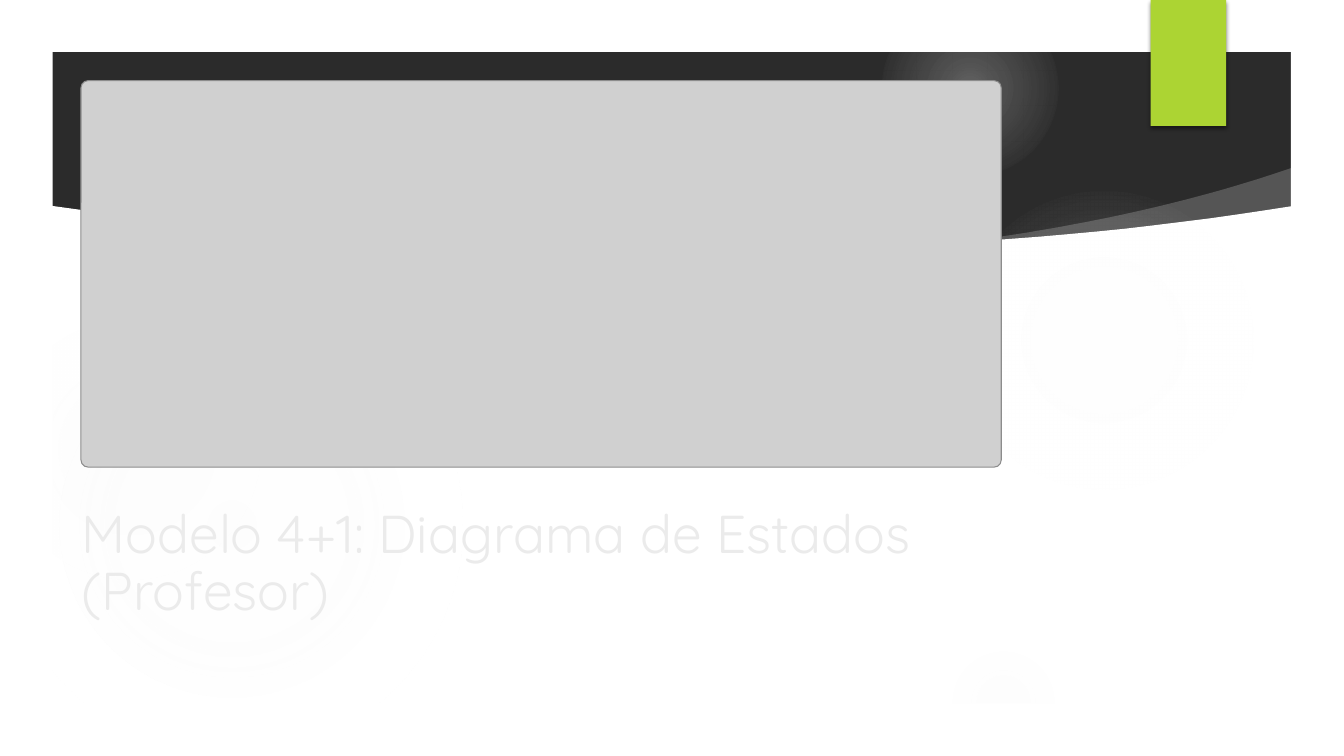
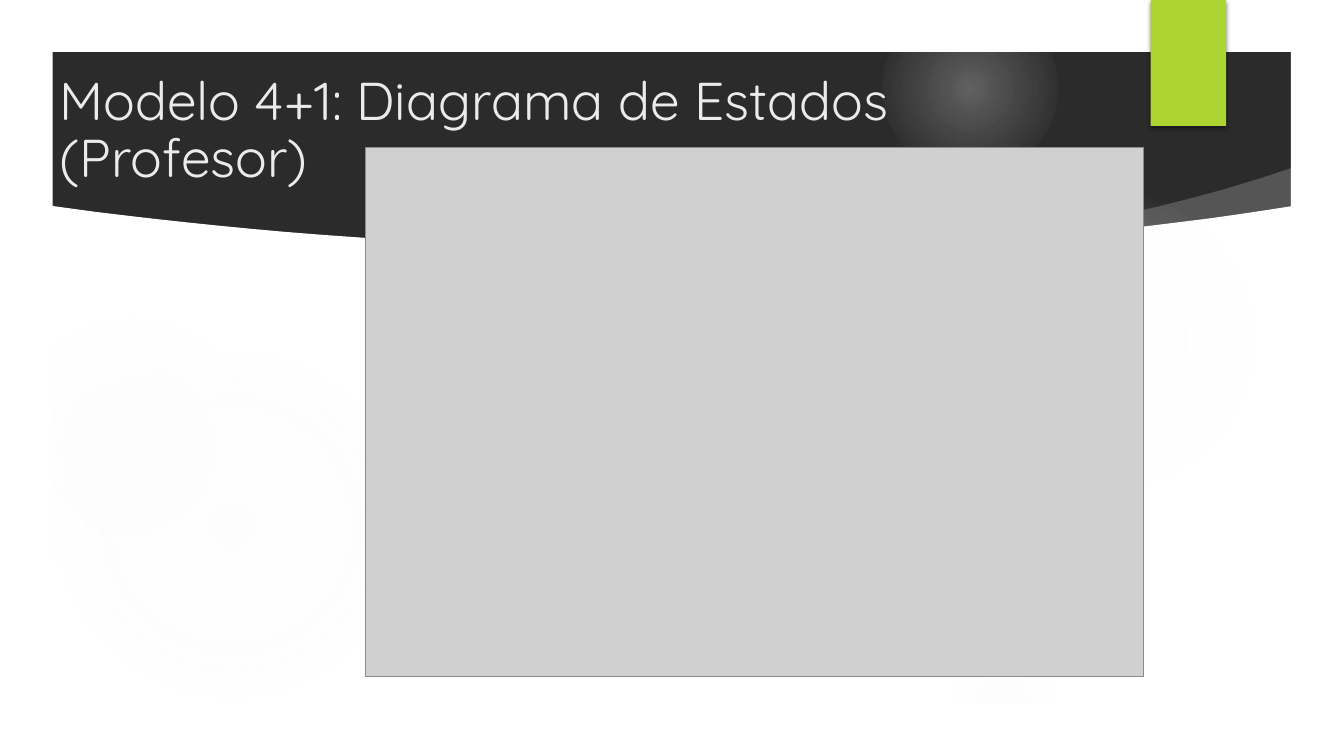
Before and after one commit to lVicel/ICF232_202010_Grupo11_AsYourWish, a slide deck: slide 9 of Presentacion - As You Wish.pptx. Drawn at 1344x756 pixels with LibreOffice and Linux fonts; fonts in the diff are those of the drawing; grey boxes stand for pictures; background and template pictures are left out; a plain dark background stands for a picture behind light text. Boxes give left, top, right and bottom in pixels: in the first picture for what was removed or moved away, otherwise in the second. Text is boxed around its words. In the diff, an @@ line names an element or a change of style, - is before the commit and + after.

```diff
--- a/Presentacion - As You Wish.pptx
+++ b/Presentacion - As You Wish.pptx
@@ title "Modelo 4+1: Diagrama de Estados ..." rewrapped from bbox=[72, 498, 1272, 627] to bbox=[60, 80, 888, 187] @@
@@ picture removed at bbox=[81, 81, 1001, 467] @@
@@ picture added at bbox=[365, 147, 1143, 677] @@
```
Also in this commit, not shown: 9 other slides changed.
